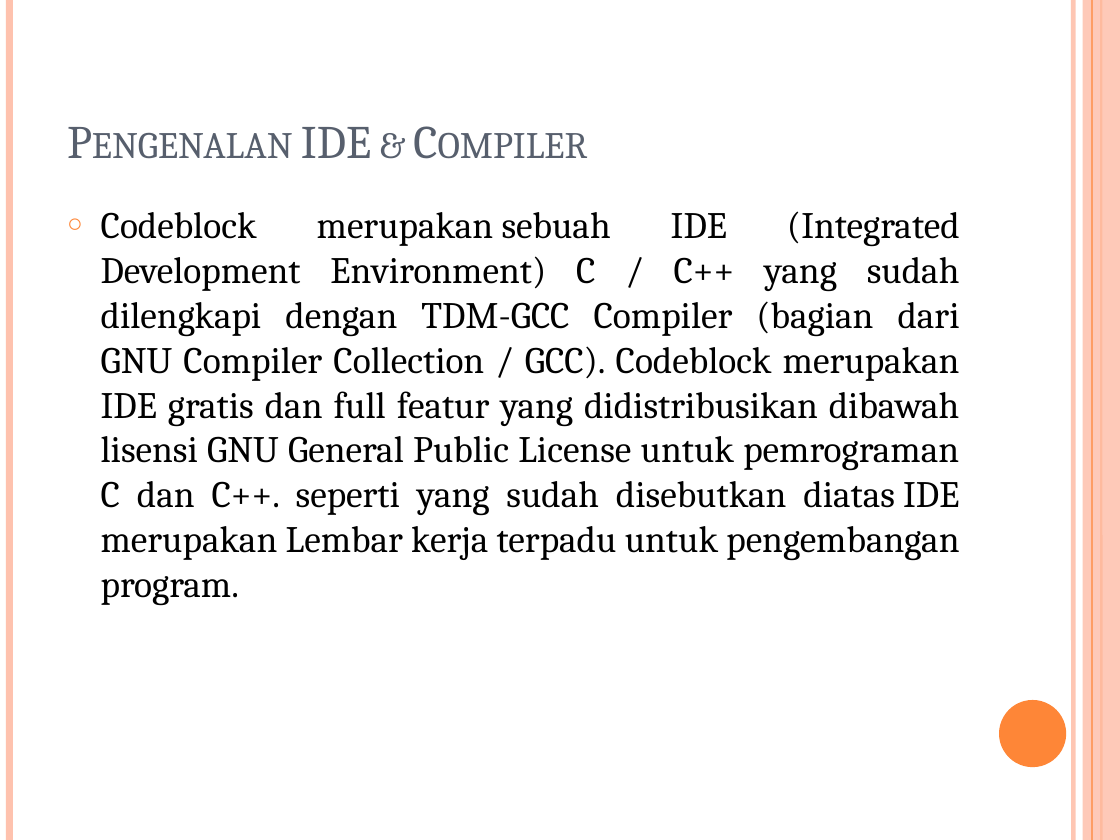
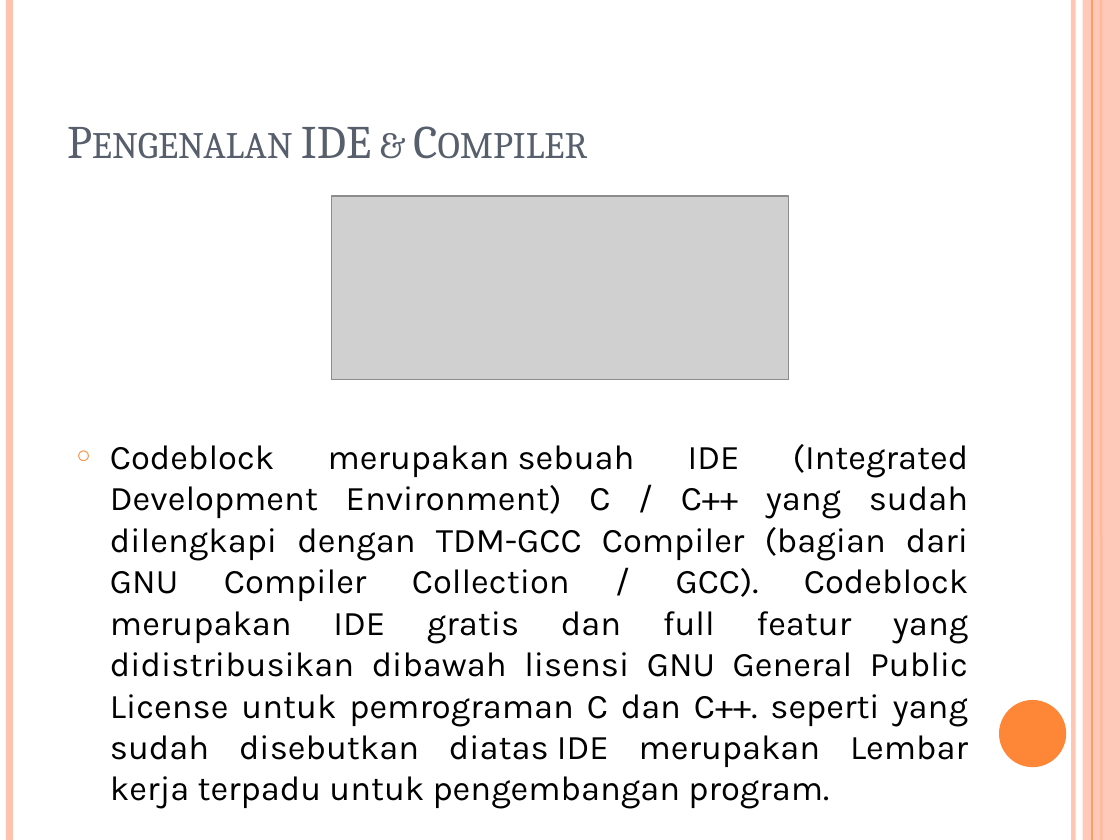
Before and after one commit to tandasanyu/Binus_CPP_2023, a slide deck: slide 9 of Pertemuan1/Pengenalan C++_Pertemuan1_02-09-2023.pptx (slide 3 before the commit). Drawn at 1120x840 pixels with LibreOffice and Linux fonts; fonts in the diff are those of the drawing; grey boxes stand for pictures. Boxes give left, top, right and bottom in pixels: in the first picture for what was removed or moved away, otherwise in the second. Text is boxed around its words. In the diff, an @@ line names an element or a change of style, - is before the commit and + after.

Commit message:
Update Pengenalan C++_Pertemuan1_02-09-2023.pptx
Update PPT

```diff
--- a/Pertemuan1/Pengenalan C++_Pertemuan1_02-09-2023.pptx
+++ b/Pertemuan1/Pengenalan C++_Pertemuan1_02-09-2023.pptx
@@ picture added at <box>332,196,788,380</box> @@
@@ text "Codeblock merupakan sebuah IDE (Integrated ...": place and size @@
-text "Codeblock merupakan sebuah IDE (Integrated ..." at <box>101,211,960,606</box>
+text "Codeblock merupakan sebuah IDE (Integrated ..." at <box>110,444,968,767</box>
@@ text "Codeblock merupakan sebuah IDE (Integrated ..." at <box>110,444,968,767</box>: size 24 to 22.2 pt, font Cambria to Karla @@
```
Also in this commit, not shown: 8 other slides changed, 9 slides added.
